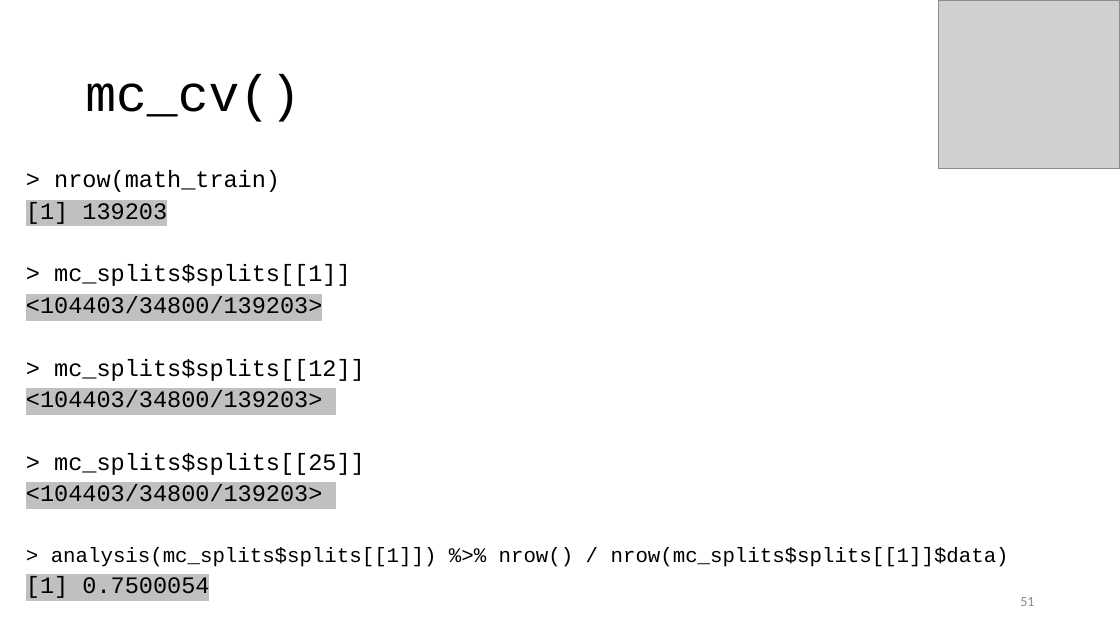
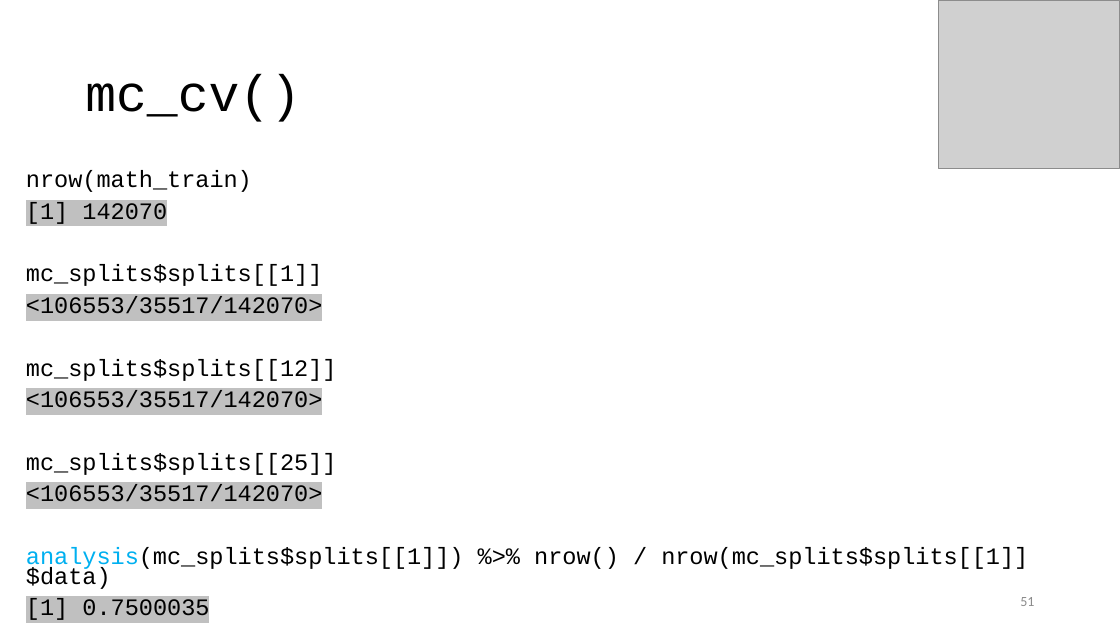
Before and after one commit to karlenaochoa/c4-ml-2020, a slide deck: slide 51 of slides/w2p1-bias-variance-resampling/w2p1.pptx. Drawn at 1120x630 pixels with LibreOffice and Linux fonts; fonts in the diff are those of the drawing; grey boxes stand for pictures. Boxes give left, top, right and bottom in pixels: in the first picture for what was removed or moved away, otherwise in the second. Text is boxed around its words. In the diff, an @@ line names an element or a change of style, - is before the commit and + after.

```diff
--- a/slides/w2p1-bias-variance-resampling/w2p1.pptx
+++ b/slides/w2p1-bias-variance-resampling/w2p1.pptx
@@ text at (26, 170, 1028, 620): text changed @@
-> nrow(math_train)
-[1] 139203
-> mc_splits$splits[[1]]
-<104403/34800/139203>
-> mc_splits$splits[[12]]
-<104403/34800/139203>
-> mc_splits$splits[[25]]
-<104403/34800/139203>
-> analysis(mc_splits$splits[[1]]) %>% nrow() / nrow(mc_splits$splits[[1]]$data)
-[1] 0.7500054
+nrow(math_train)
+[1] 142070
+mc_splits$splits[[1]]
+<106553/35517/142070>
+mc_splits$splits[[12]]
+<106553/35517/142070>
+mc_splits$splits[[25]]
+<106553/35517/142070>
+analysis(mc_splits$splits[[1]]) %>% nrow() / nrow(mc_splits$splits[[1]]$data)
+[1] 0.7500035
```
Also in this commit, not shown: 5 other slides changed, 2 other files.
